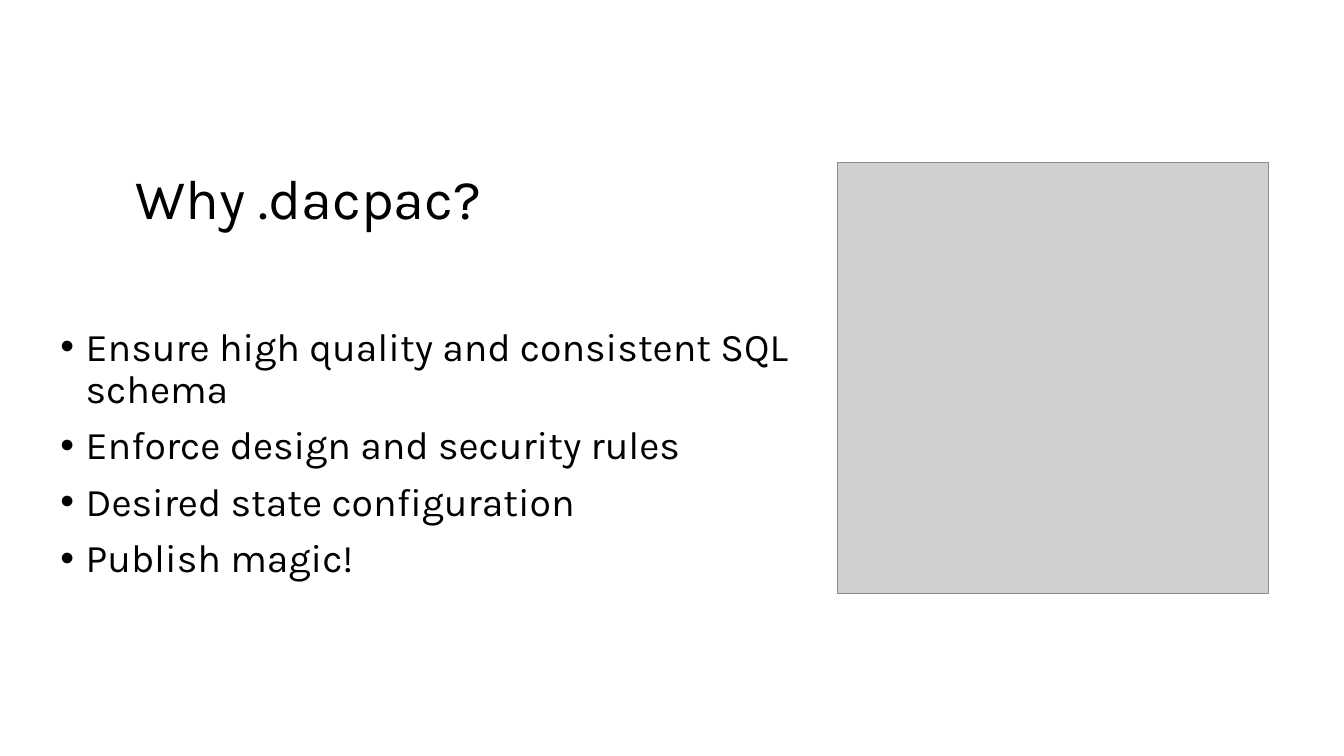
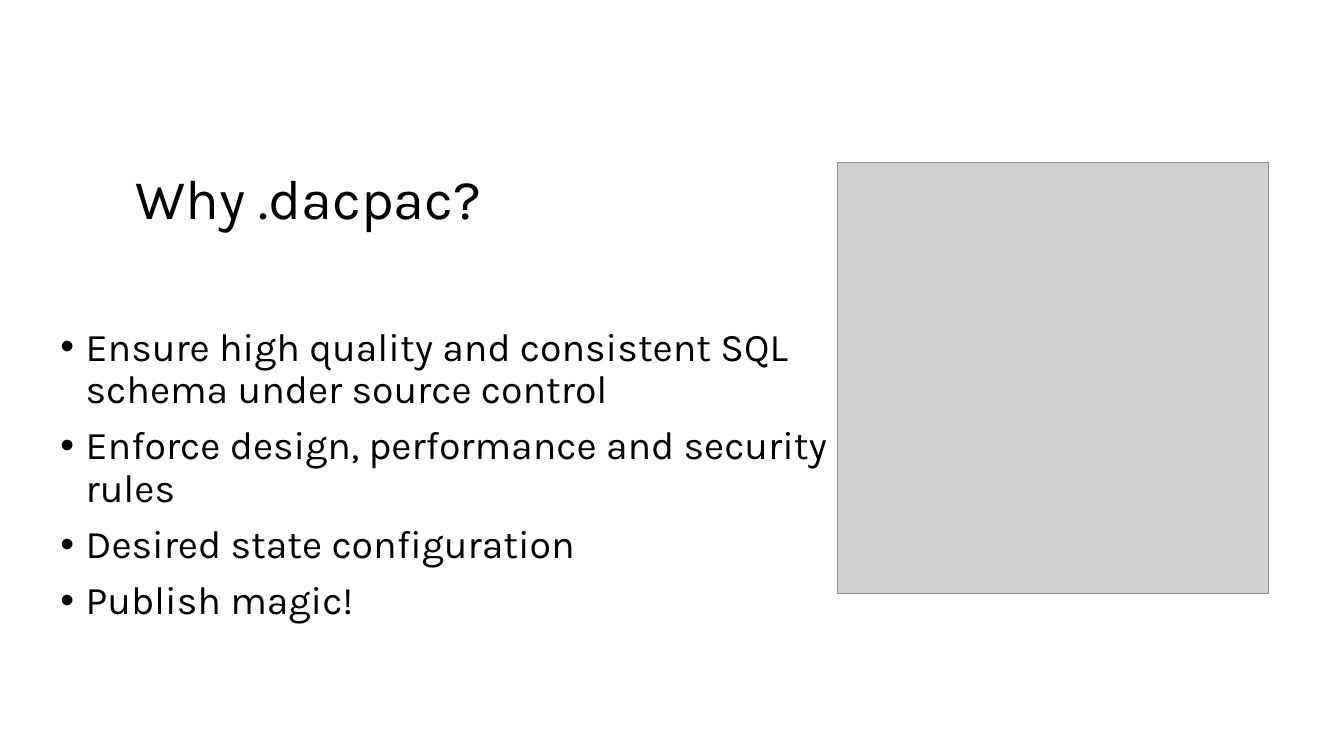
Before and after one commit to ErikEJ/TsqlAnalysis, a slide deck: slide 10 of T-SQL Code analysis.pptx (slide 13 before the commit). Drawn at 1344x756 pixels with LibreOffice and Linux fonts; fonts in the diff are those of the drawing; grey boxes stand for pictures. Boxes give left, top, right and bottom in pixels: in the first picture for what was removed or moved away, otherwise in the second. Text is boxed around its words. In the diff, an @@ line names an element or a change of style, - is before the commit and + after.

```diff
--- a/T-SQL Code analysis.pptx
+++ b/T-SQL Code analysis.pptx
@@ text at <box>86,334,827,503</box>: text changed @@
-• Ensure high quality and consistent SQL schema
-• Enforce design and security rules
+• Ensure high quality and consistent SQL schema under source control
+• Enforce design, performance and security rules
```
Also in this commit, not shown: 4 other slides changed, 3 slides added, 1 slide removed, 3 other files.
